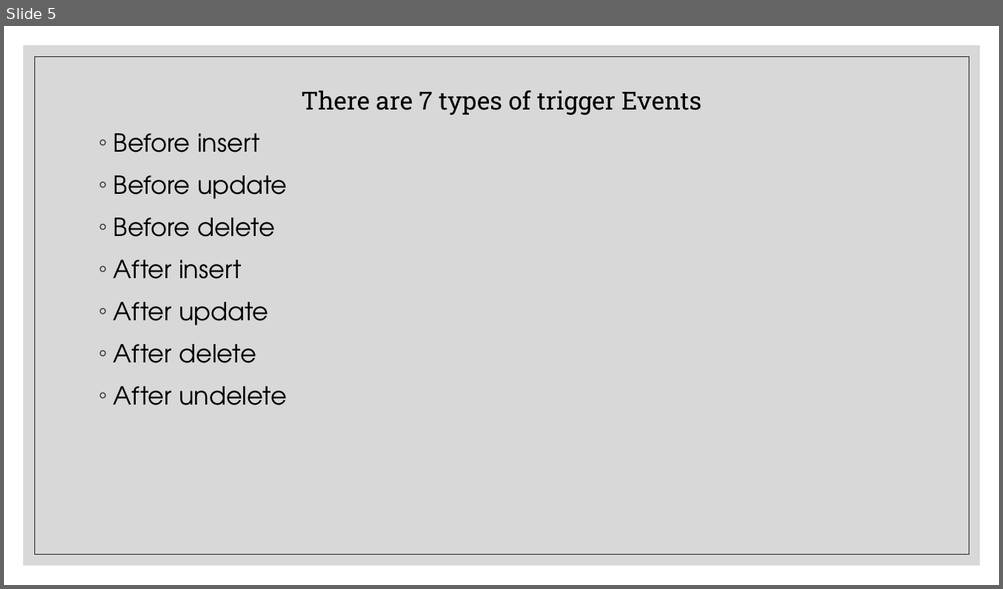
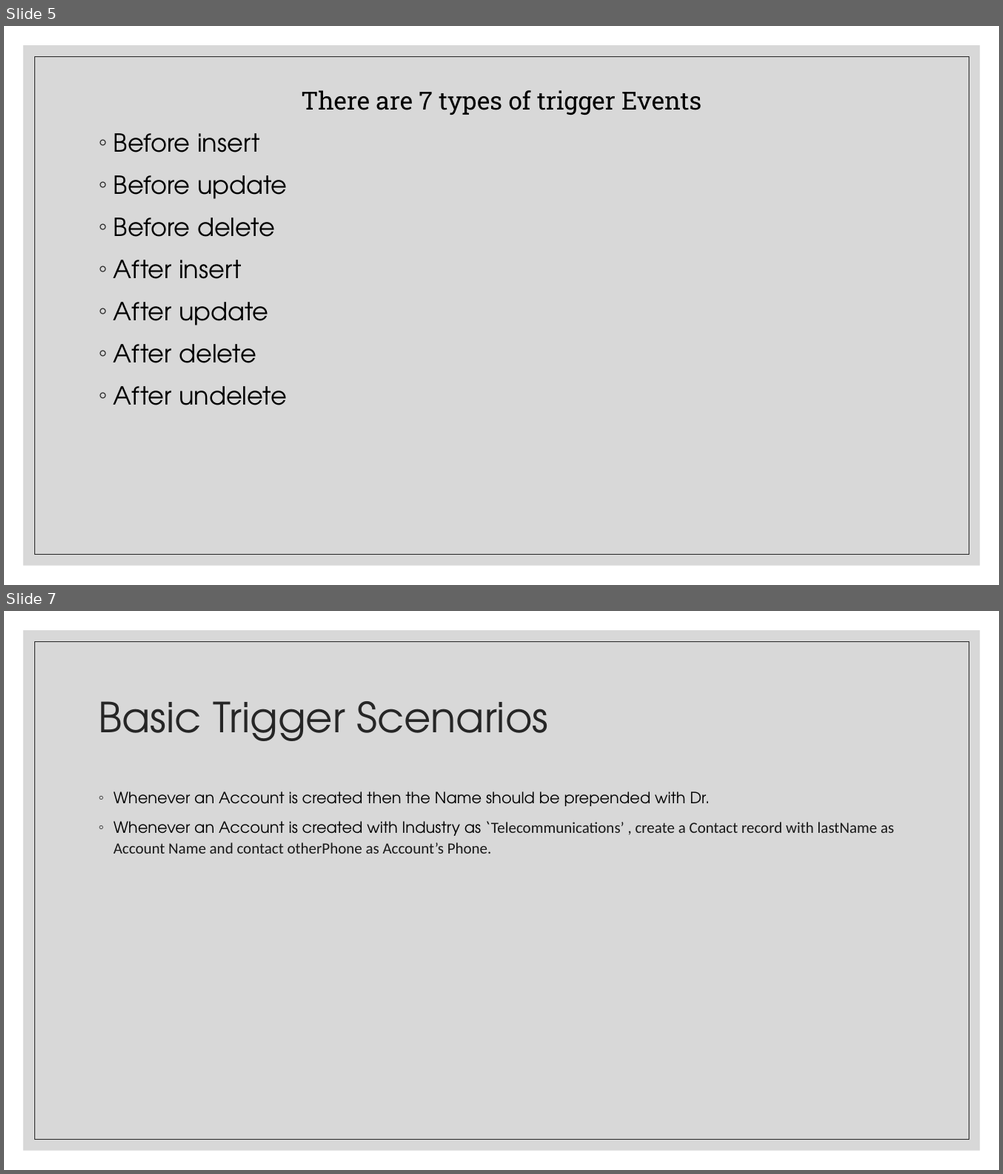
Before and after one commit to sushil3198/Practice, a slide deck: Apex_Triggers/Apex _Triggers.pptx. Shown one above the other, each under a label of ours: slide 5 before the commit, slides 5 and 7 after it; the slides between them are not shown. The pictures are 1003x589 and 1003x1174 pixels, drawn with LibreOffice and Linux fonts; fonts in the diff are those of the drawing. Boxes give left, top, right and bottom in pixels: in the first picture for what was removed or moved away, otherwise in the second. Text is boxed around its words. In the diff, an @@ line names an element or a change of style, - is before the commit and + after.

```diff
--- a/Apex_Triggers/Apex _Triggers.pptx
+++ b/Apex_Triggers/Apex _Triggers.pptx
@@ slide 7 added at [4,611,999,1170], background #FFFFFF; not listed: 2 template elements that a slide beside it also shows @@
@@ title added at [99,701,548,741], 40 pt, text #262626 @@
+Basic Trigger Scenarios
@@ text added at [114,792,893,854], 15 pt, text #000000 @@
+◦ Whenever an Account is created then the Name should be prepended with Dr.
+◦ Whenever an Account is created with Industry as ‘Telecommunications’ , create a Contact record with lastName as Account Name and contact otherPhone as Account’s Phone.
```
Also in this commit, not shown: 1 other slide added.
